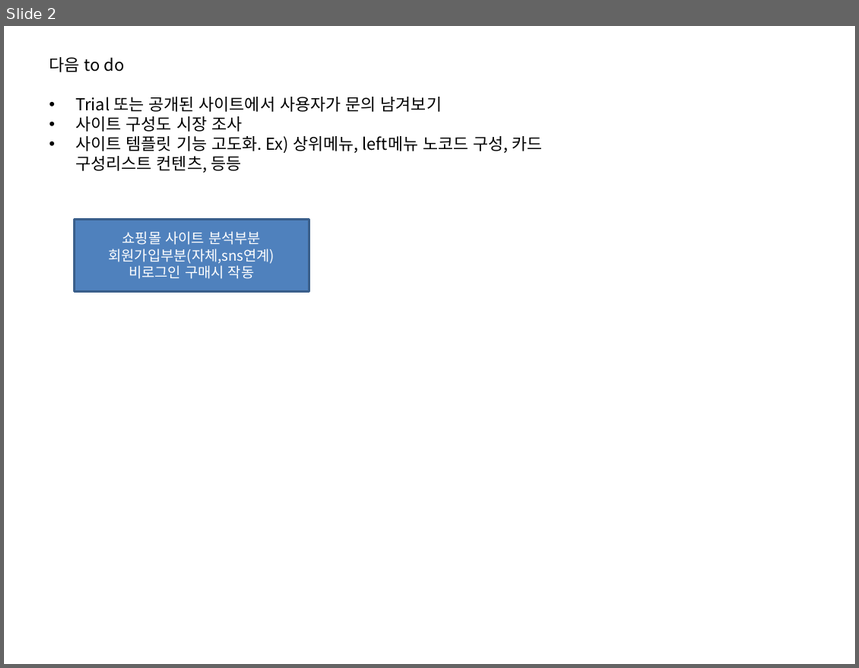
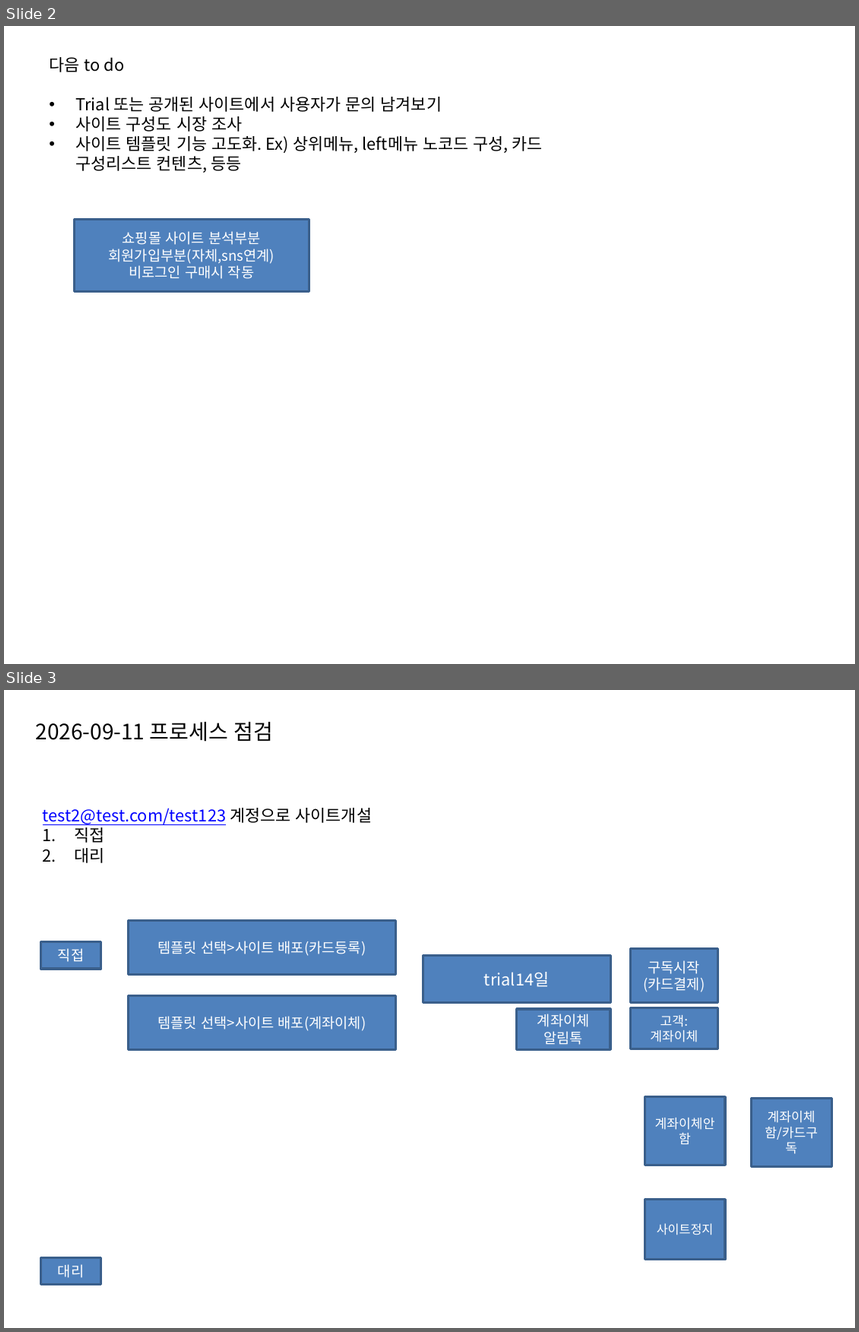
Before and after one commit to oksusoo1/homepageDev, a slide deck: My-plaform기획2.pptx. Shown one above the other, each under a label of ours: slide 2 before the commit, slides 2 and 3 after it. The pictures are 859x668 and 859x1332 pixels, drawn with LibreOffice and Linux fonts; fonts in the diff are those of the drawing. Boxes give left, top, right and bottom in pixels: in the first picture for what was removed or moved away, otherwise in the second. Text is boxed around its words. In the diff, an @@ line names an element or a change of style, - is before the commit and + after.

```diff
--- a/My-plaform기획2.pptx
+++ b/My-plaform기획2.pptx
@@ slide 3 added at [4,690,855,1328], background #FFFFFF @@
@@ text added at [36,722,274,742], 18 pt, text #000000 @@
+2026-09-11 프로세스 점검
@@ text added at [43,808,372,863], 14 pt, text #0000FF, underline @@
+test2@test.com/test123 계정으로 사이트개설
+1. 직접
+2. 대리
@@ rectangle added at [129,921,396,974], fill #4F81BD, outline #3A5F8C 2 pt, 12 pt, text #FFFFFF @@
+템플릿 선택>사이트 배포(카드등록)
@@ rectangle added at [40,942,101,968], fill #4F81BD, outline #3A5F8C 2 pt, 12 pt, text #FFFFFF @@
+직접
@@ rectangle added at [423,955,610,1002], fill #4F81BD, outline #3A5F8C 2 pt, 14 pt, text #FFFFFF @@
+trial14일
@@ rectangle added at [630,948,718,1002], fill #4F81BD, outline #3A5F8C 2 pt, 12 pt, text #FFFFFF @@
+구독시작(카드결제)
@@ rectangle added at [129,996,396,1050], fill #4F81BD, outline #3A5F8C 2 pt, 12 pt, text #FFFFFF @@
+템플릿 선택>사이트 배포(계좌이체)
@@ rectangle added at [630,1008,718,1049], fill #4F81BD, outline #3A5F8C 2 pt, 11 pt, text #FFFFFF @@
+고객:계좌이체
@@ rectangle added at [516,1009,610,1050], fill #4F81BD, outline #3A5F8C 2 pt, 12 pt, text #FFFFFF @@
+계좌이체
+알림톡
@@ rectangle added at [645,1097,725,1165], fill #4F81BD, outline #3A5F8C 2 pt, 11 pt, text #FFFFFF @@
+계좌이체안함
@@ rectangle added at [751,1099,832,1167], fill #4F81BD, outline #3A5F8C 2 pt, 11 pt, text #FFFFFF @@
+계좌이체함/카드구독
@@ rectangle added at [645,1200,725,1260], fill #4F81BD, outline #3A5F8C 2 pt, 10.5 pt, text #FFFFFF @@
+사이트정지
@@ rectangle added at [40,1258,101,1284], fill #4F81BD, outline #3A5F8C 2 pt, 12 pt, text #FFFFFF @@
+대리
```
Also in this commit, not shown: 2 other slides added, 4 other files.
